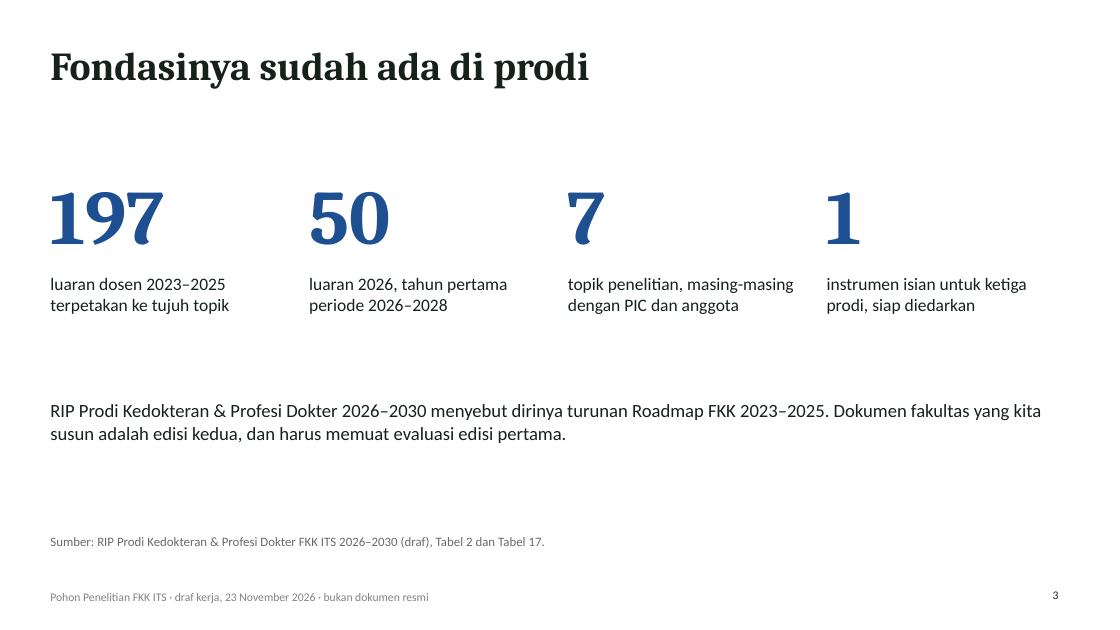
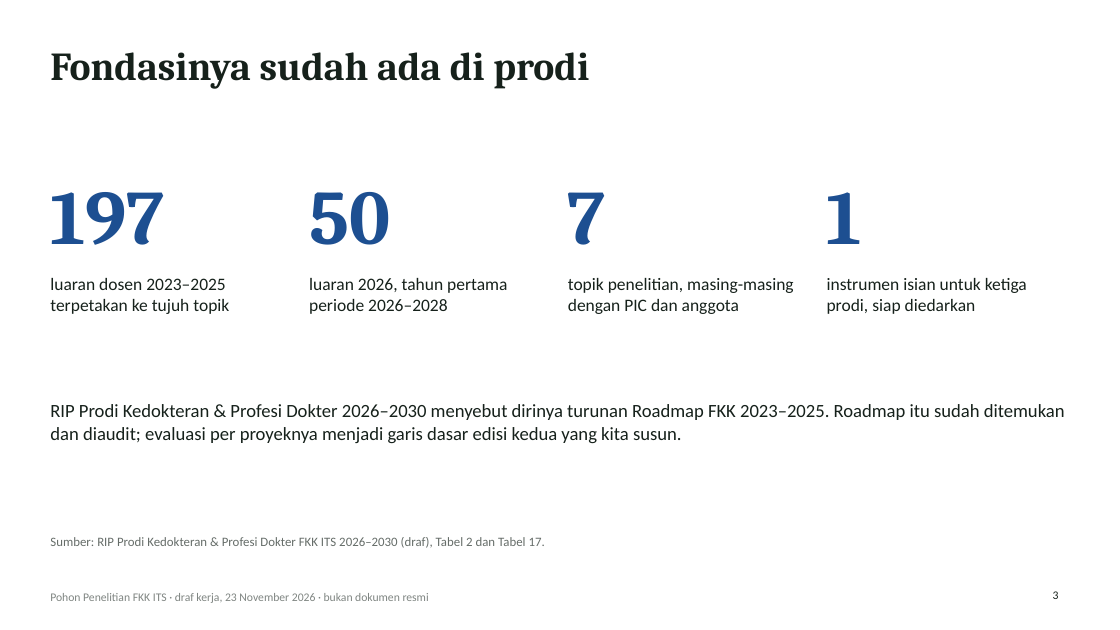
Before and after one commit to anakwirayuda-eng/desa-binaan-dashboard, a slide deck: slide 3 of output/PAPARAN_POHON_PENELITIAN_FKK_ITS.pptx. Drawn at 1120x630 pixels with LibreOffice and Linux fonts; fonts in the diff are those of the drawing. Boxes give left, top, right and bottom in pixels: in the first picture for what was removed or moved away, otherwise in the second. Text is boxed around its words. In the diff, an @@ line names an element or a change of style, - is before the commit and + after.

```diff
--- a/output/PAPARAN_POHON_PENELITIAN_FKK_ITS.pptx
+++ b/output/PAPARAN_POHON_PENELITIAN_FKK_ITS.pptx
@@ text at box(50, 404, 1065, 444): text changed @@
-RIP Prodi Kedokteran & Profesi Dokter 2026–2030 menyebut dirinya turunan Roadmap FKK 2023–2025. Dokumen fakultas yang kita susun adalah edisi kedua, dan harus memuat evaluasi edisi pertama.
+RIP Prodi Kedokteran & Profesi Dokter 2026–2030 menyebut dirinya turunan Roadmap FKK 2023–2025. Roadmap itu sudah ditemukan dan diaudit; evaluasi per proyeknya menjadi garis dasar edisi kedua yang kita susun.
```
Also in this commit, not shown: 5 other slides changed, 5 slides added, 1 slide removed, 16 other files.
